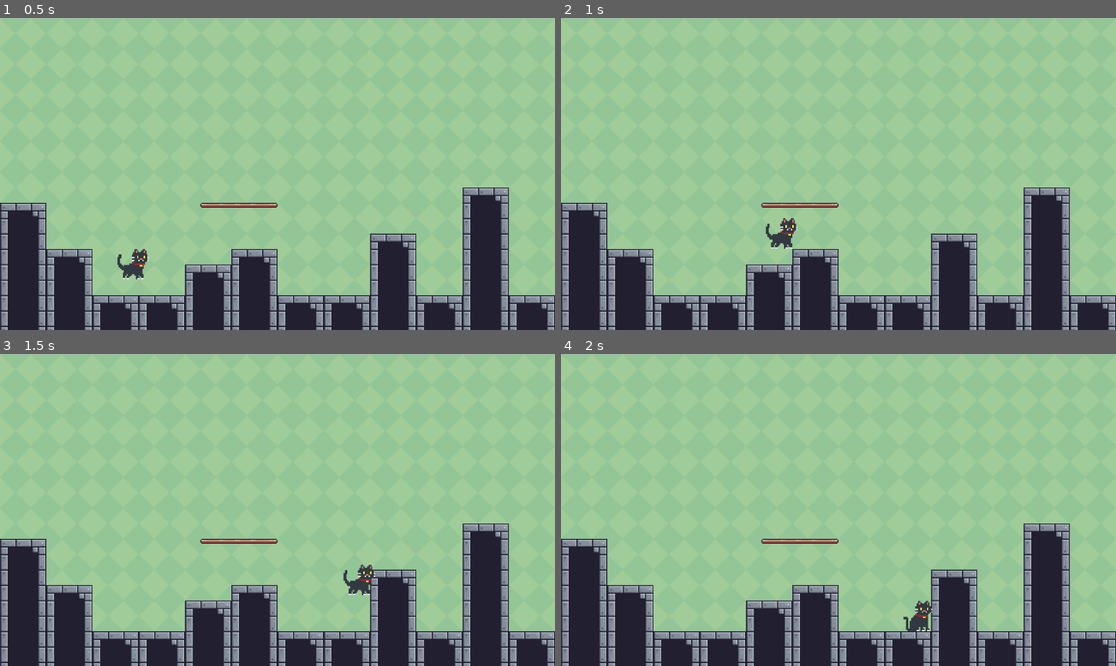
Above: before the commit, frames 1-4 (two rows, left to right).
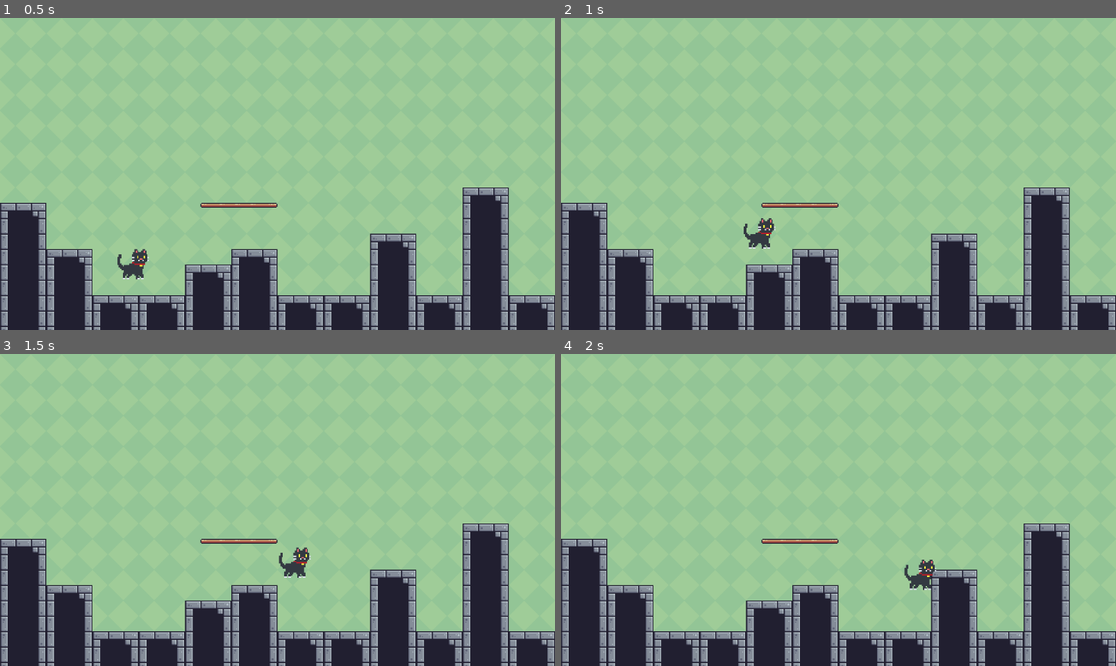
Above: after the commit, the same moments.

Repository: hardynoah/CodenameCat_Alpha
Game: Godot game, scene res://main.tscn
Two runs of this game, one before a commit and one after it. Both use one fixed random seed, a clock stepped at 60 frames per second and the inputs below.
Inputs:
- Up to frame 1 (0.5 s): no input
- Up to frame 2 (1 s): hold Right (right) from 0.53 s (still down); hold Shift (sprint) from 0.53 s (still down); tap Up (jump) at 0.77, 0.8 s
- Up to frame 3 (1.5 s): keep holding Right (right); tap Up (jump) at 1.07, 1.35 s; release Shift (sprint) at 1.28 s
- Up to frame 4 (2 s): keep holding Right (right); tap Up (jump) at 1.52, 1.82 s; tap Shift (sprint) at 1.55 s

Frame 1 is identical in both runs. In frame 2, 0.6% of the frame differs, in the area x 32-43%, y 64-74%; in frame 3, 0.6%, in the area x 50-68%, y 61-78%; in frame 4, 0.6%.

Commit message:
moved cat animations to folder

Diff:
--- a/scenes/main_character.tscn
+++ b/scenes/main_character.tscn
@@ -1,34 +1,82 @@
 [gd_scene load_steps=22 format=3 uid="uid://bgs6t3erenu3r"]
 
-[ext_resource type="Script" path="res://scenes/main_character.gd" id="1_8sbnj"]
-[ext_resource type="Texture2D" uid="uid://bhprosl5gqxhu" path="res://AnimateCatTail-Sheet.png" id="2_v483k"]
-[ext_resource type="Texture2D" uid="uid://b4w5tx0sa4bcf" path="res://AnimateCatRunning-Sheet2.png" id="4_qsh5v"]
-
-[sub_resource type="AtlasTexture" id="AtlasTexture_sja6d"]
+[ext_resource type="Texture2D" uid="uid://iwgrs10otmw6" path="res://Cat_Anims/AnimateCatTail-Sheet.png" id="2_v483k"]
+[ext_resource type="Texture2D" uid="uid://unw6fjp8fxvw" path="res://Cat_Anims/AnimateCatRunning-Sheet2.png" id="4_qsh5v"]
+
+[sub_resource type="GDScript" id="GDScript_m6aer"]
+script/source = "extends CharacterBody2D
+
+@onready var sprite_2d = $Sprite2D
+
+const SPEED = 250.0
+const SPRINT_SPEED = 500.0
+const JUMP_VELOCITY = -720.0
+
+# Get the gravity from the project settings to be synced with RigidBody nodes.
+var gravity = ProjectSettings.get_setting(\"physics/2d/default_gravity\")
+
+
+func _physics_process(delta):
+	#Animations
+	if (velocity.x > 1):
+		sprite_2d.animation = \"running2\"
+		sprite_2d.flip_h = false
+	elif (velocity.x < -1):
+		sprite_2d.animation = \"running2\"
+		var isLeft = velocity.x < 0
+		sprite_2d.flip_h = isLeft
+	else:
+		sprite_2d.animation = \"default\"
+	# Add the gravity.
+	if not is_on_floor():
+		velocity.y += gravity * delta
+		sprite_2d.animation = \"jumping\"
+
+	# Handle jump.
+	if Input.is_action_just_pressed(\"jump\") and is_on_floor():
+		velocity.y = JUMP_VELOCITY
+
+	# Get the input direction and handle the movement/deceleration.
+	# As good practice, you should replace UI actions with custom gameplay actions.
+	var direction = Input.get_axis(\"left\", \"right\")
+	var sprinting = Input.is_action_pressed(\"sprint\")
+	if direction && sprinting:
+		velocity.x = direction * SPRINT_SPEED
+	elif direction:
+			velocity.x = direction * SPEED
+	else:
+		velocity.x = move_toward(velocity.x, 0, 100)
+
+	move_and_slide()
+
+
+"
+
+[sub_resource type="AtlasTexture" id="AtlasTexture_45vx6"]
 atlas = ExtResource("2_v483k")
 region = Rect2(0, 0, 32, 32)
 
-[sub_resource type="AtlasTexture" id="AtlasTexture_yraty"]
+[sub_resource type="AtlasTexture" id="AtlasTexture_j5q4x"]
 atlas = ExtResource("2_v483k")
 region = Rect2(32, 0, 32, 32)
 
-[sub_resource type="AtlasTexture" id="AtlasTexture_qmd3q"]
+[sub_resource type="AtlasTexture" id="AtlasTexture_aakml"]
 atlas = ExtResource("2_v483k")
 region = Rect2(64, 0, 32, 32)
 
-[sub_resource type="AtlasTexture" id="AtlasTexture_vybtf"]
+[sub_resource type="AtlasTexture" id="AtlasTexture_txey3"]
 atlas = ExtResource("2_v483k")
 region = Rect2(96, 0, 32, 32)
 
-[sub_resource type="AtlasTexture" id="AtlasTexture_ul5is"]
+[sub_resource type="AtlasTexture" id="AtlasTexture_ejrjw"]
 atlas = ExtResource("2_v483k")
 region = Rect2(128, 0, 32, 32)
 
-[sub_resource type="AtlasTexture" id="AtlasTexture_2f5ji"]
+[sub_resource type="AtlasTexture" id="AtlasTexture_414wb"]
 atlas = ExtResource("2_v483k")
 region = Rect2(160, 0, 32, 32)
 
-[sub_resource type="AtlasTexture" id="AtlasTexture_r8plx"]
+[sub_resource type="AtlasTexture" id="AtlasTexture_y8n1l"]
 atlas = ExtResource("2_v483k")
 region = Rect2(192, 0, 32, 32)
 
@@ -48,6 +96,10 @@
 atlas = ExtResource("4_qsh5v")
 region = Rect2(64, 0, 32, 32)
 
+[sub_resource type="AtlasTexture" id="AtlasTexture_6hlmc"]
+atlas = ExtResource("4_qsh5v")
+region = Rect2(192, 0, 32, 32)
+
 [sub_resource type="AtlasTexture" id="AtlasTexture_q0buc"]
 atlas = ExtResource("4_qsh5v")
 region = Rect2(96, 0, 32, 32)
@@ -59,10 +111,6 @@
 [sub_resource type="AtlasTexture" id="AtlasTexture_ln6af"]
 atlas = ExtResource("4_qsh5v")
 region = Rect2(160, 0, 32, 32)
-
-[sub_resource type="AtlasTexture" id="AtlasTexture_6hlmc"]
-atlas = ExtResource("4_qsh5v")
-region = Rect2(192, 0, 32, 32)
 
 [sub_resource type="AtlasTexture" id="AtlasTexture_36ks7"]
 atlas = ExtResource("4_qsh5v")
@@ -120,6 +168,9 @@
 }, {
 "frames": [{
 "duration": 1.0,
+"texture": SubResource("AtlasTexture_6hlmc")
+}, {
+"duration": 1.0,
 "texture": SubResource("AtlasTexture_q0buc")
 }, {
 "duration": 1.0,
@@ -127,9 +178,6 @@
 }, {
 "duration": 1.0,
 "texture": SubResource("AtlasTexture_ln6af")
-}, {
-"duration": 1.0,
-"texture": SubResource("AtlasTexture_6hlmc")
 }, {
 "duration": 1.0,
 "texture": SubResource("AtlasTexture_v3t3p")
@@ -147,7 +195,7 @@
 
 [node name="CharacterBody2D" type="CharacterBody2D"]
 scale = Vector2(3, 3)
-script = ExtResource("1_8sbnj")
+script = SubResource("GDScript_m6aer")
 
 [node name="Sprite2D" type="AnimatedSprite2D" parent="."]
 texture_filter = 1
Renamed: AnimateCatRunning-Sheet.png -> Cat_Anims/AnimateCatRunning-Sheet.png
Not shown, changed: Cat_Anims/AnimateCatRunning-Sheet.png.import
Renamed: AnimateCatRunning-Sheet2.png -> Cat_Anims/AnimateCatRunning-Sheet2.png
Not shown, changed: Cat_Anims/AnimateCatRunning-Sheet2.png.import
Renamed: AnimateCatTail-Sheet.png -> Cat_Anims/AnimateCatTail-Sheet.png
Not shown, changed: Cat_Anims/AnimateCatTail-Sheet.png.import
Not shown: 1 places in scenes/main_character.tscn that only renumber resources
